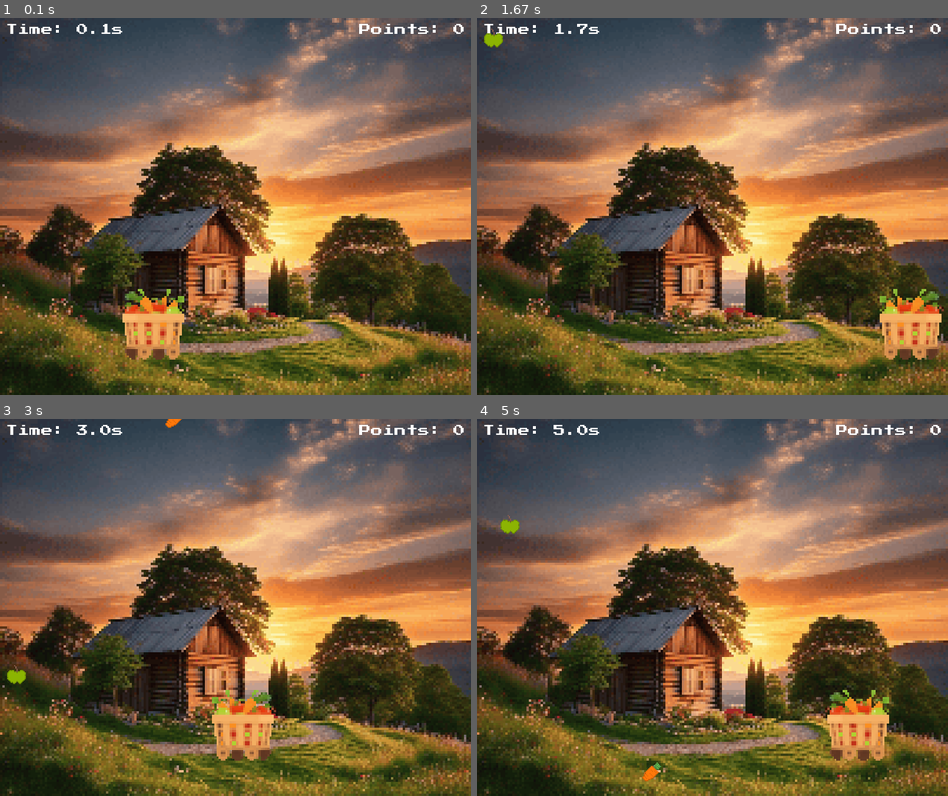
Above: before the commit, frames 1-4 (two rows, left to right).
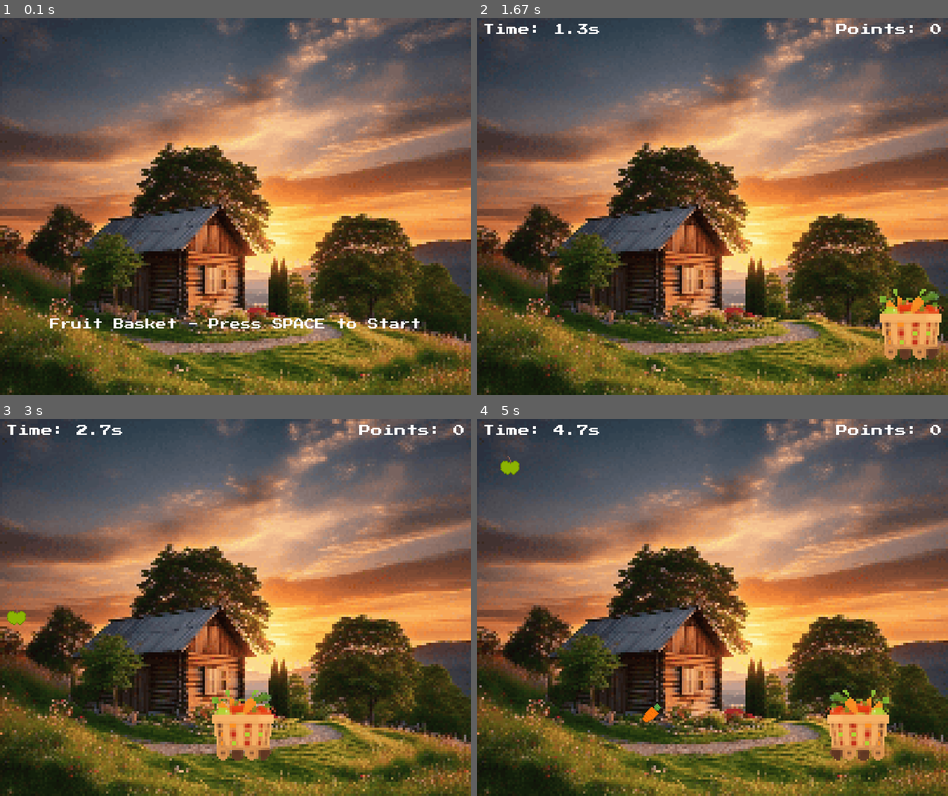
Above: after the commit, the same moments.

Repository: chickenSandwich-cpu/Fruit_Basket_pygame
Game: pygame game, started from Fruit_Basket/Fruit_Basket.py
The game is run twice, just before and just after one commit, with the same random seed, the same clock (stepped at 60 frames per second) and the same inputs.
Inputs:
- Up to frame 1 (0.1 s): no input
- Up to frame 2 (1.67 s): tap Space at 0.33, 0.73, 1.03, 1.23, 1.53 s; hold Right 0.67-1.13 s; hold Right 1.17-1.63 s
- Up to frame 3 (3 s): hold Left 1.67-2.2 s; tap Space at 1.73, 2.03, 2.3, 2.6, 2.73 s; hold Left 2.23-2.63 s; hold Right from 2.67 s (still down)
- Up to frame 4 (5 s): tap Space at 3.03, 3.4, 3.7, 3.9, 4.2, 4.4, 4.7, 4.9 s; release Right at 3.3 s; hold Left 3.33-3.8 s; hold Right 3.83-4.3 s; hold Right 4.33-4.8 s; hold Left from 4.83 s (still down)

The runs differ from the first frame. In frame 1, 3.0% of the frame differs, in the area x 1-99%, y 1-91%; in frame 2, 0.2%; in frame 3, 0.4%; in frame 4, 0.5%.

Commit message:
add more osudns

Diff:
--- a/Fruit_Basket/Fruit_Basket.py
+++ b/Fruit_Basket/Fruit_Basket.py
@@ -1,4 +1,5 @@
 from math import e
+from pickle import NONE
 import pygame
 import random
 import time
@@ -45,7 +46,11 @@
     ]
 
 # Sound effects
-collect_sound = mixer.Sound("sounds/collect_fruit.mp3")
+collect_sound = [
+    mixer.Sound("sounds/collect_fruit_1.mp3"),
+    mixer.Sound("sounds/collect_fruit_2.mp3"),
+    mixer.Sound("sounds/collect_fruit_3.mp3"),
+    ]
 
 songs = [
     "sounds/background_music_1.mp3",
@@ -95,8 +100,33 @@
     # Update the display
     pygame.display.update()
 
+# Start screen
+def start_screen(window):
+    font = pygame.font.Font("fonts/PressStart2P.ttf", 18)
+    start_text = font.render("Fruit Basket - Press SPACE to Start", 1, (255, 255, 255))
+
+    mixer.music.load("sounds/waiting.mp3")
+    mixer.music.set_volume(0.2)
+    mixer.music.play(-1)  # Loop the waiting music
+
+    running = True
+    while running:
+        WIN.blit(BG, (0, 0))
+        window.blit(start_text, (WIDTH/2 - start_text.get_width()/2, HEIGHT/2 - start_text.get_height()/2 + 200))  # Position text on screen
+        pygame.display.flip()
+
+        for event in pygame.event.get():
+            if event.type == pygame.QUIT:
+                pygame.quit()
+                exit()
+            if event.type == pygame.KEYDOWN and event.key == pygame.K_SPACE:
+                running = False  # Exit start screen loop
+
+    mixer.music.stop()  # Stop the waiting music
+
 # Game loop
 def main():
+    start_screen(WIN)  # Call before main game loop
     run = True
     flipped = False
 
Not shown, removed: Fruit_Basket/sounds/collect_fruit.mp3
Not shown, added: Fruit_Basket/sounds/collect_fruit_1.mp3
Not shown, added: Fruit_Basket/sounds/collect_fruit_2.mp3
Not shown, added: Fruit_Basket/sounds/collect_fruit_3.mp3
Not shown, added: Fruit_Basket/sounds/waiting.mp3
